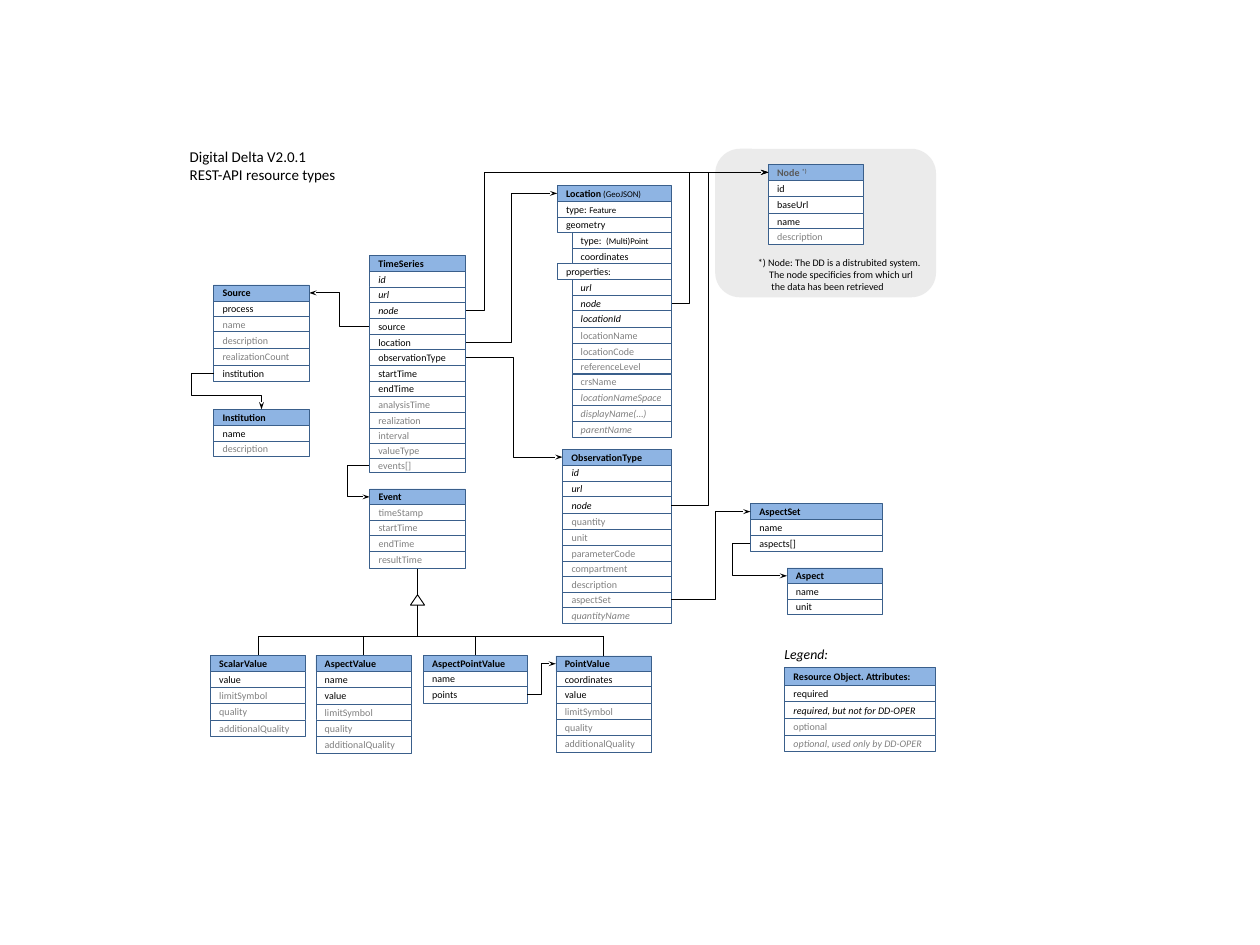
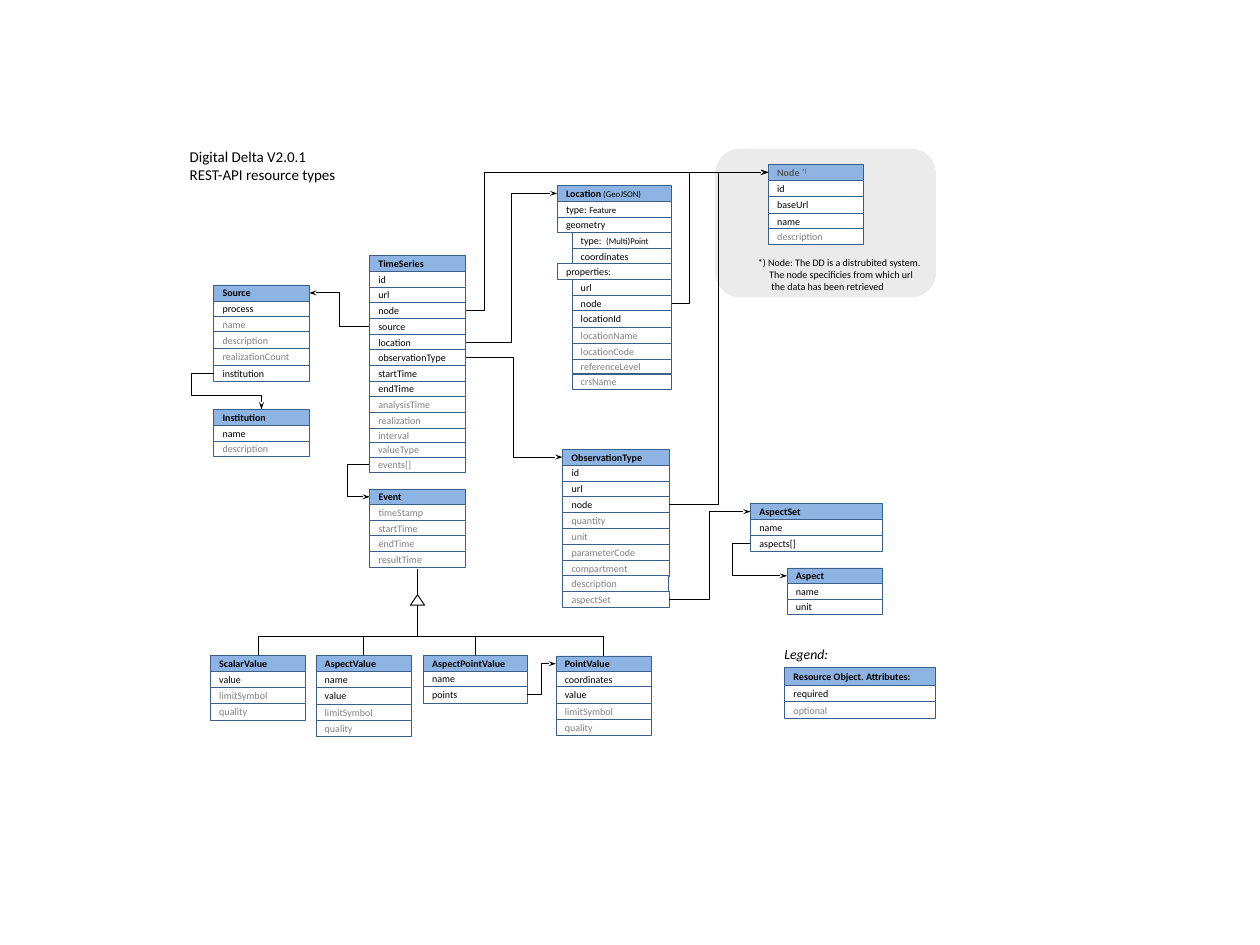
Before and after one commit to DigitaleDeltaOrg/dd-api, a slide deck: slide 1 of documentation/DD-API-2.0-resource-objects.pptx. Drawn at 1260x945 pixels with LibreOffice and Linux fonts; fonts in the diff are those of the drawing. Boxes give left, top, right and bottom in pixels: in the first picture for what was removed or moved away, otherwise in the second. Text is boxed around its words. In the diff, an @@ line names an element or a change of style, - is before the commit and + after.

Commit message:
Adjusted resource object figures (split into DD-API and DD-OPER-API)

```diff
--- a/documentation/DD-API-2.0-resource-objects.pptx
+++ b/documentation/DD-API-2.0-resource-objects.pptx
@@ elbow arrow (669, 505) - (769, 173): route changed @@
@@ rectangle removed at <box>572,390,670,406</box> @@
-locationNameSpace
@@ rectangle removed at <box>572,406,670,422</box> @@
-displayName(…)
@@ rectangle removed at <box>572,421,670,437</box> @@
-parentName
@@ italic off in 9 elements at <box>370,271,465,287</box>, <box>370,287,465,302</box>, <box>369,302,465,319</box>, <box>572,280,670,296</box>, <box>572,295,670,310</box>, <box>572,310,670,327</box>, <box>562,465,669,481</box>, <box>562,497,669,513</box>, <box>562,481,669,497</box> @@
@@ elbow arrow (669, 599) - (751, 512): route changed @@
@@ rectangle removed at <box>562,608,670,623</box> @@
-quantityName
@@ rectangle "optional": place and size @@
-rectangle "optional" at <box>785,718,936,735</box>
+rectangle "optional" at <box>785,702,936,719</box>
@@ rectangle removed at <box>785,702,936,719</box> @@
-required, but not for DD-OPER
@@ rectangle removed at <box>211,720,306,736</box> @@
-additionalQuality
@@ rectangle removed at <box>316,736,411,752</box> @@
-additionalQuality
@@ rectangle removed at <box>556,735,652,752</box> @@
-additionalQuality
@@ rectangle removed at <box>785,735,936,752</box> @@
-optional, used only by DD-OPER
```
Also in this commit, not shown: 2 slides added, 3 other files.
